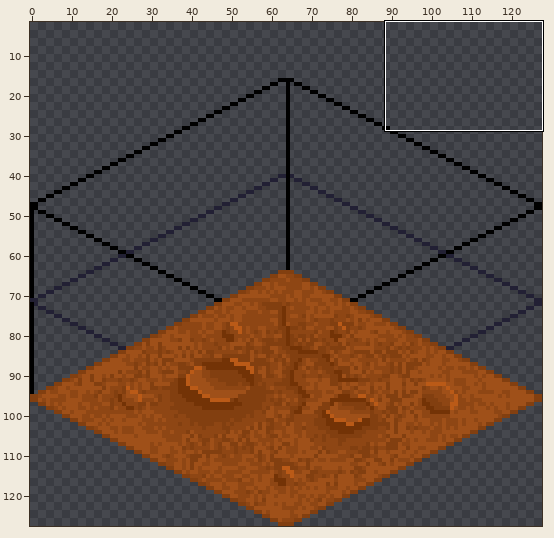
One commit to this pixel-art file: data/terrain.ase. The picture above shows the old version from afar; the outline marks the close-up.
Close-up. First the earlier version:
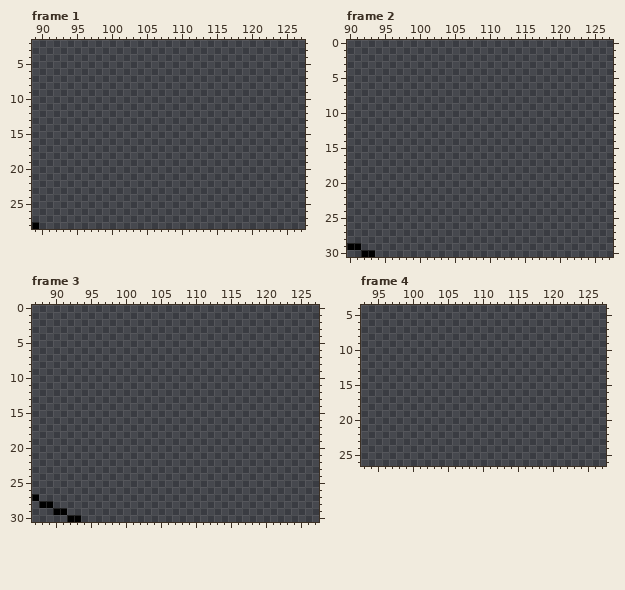
128x128 pixels, 21 frames. Colours within 5 levels of each other are drawn and written as one. Shown: frame 1: x 89..127, y 2..28; frame 2: x 90..127, y 0..30; frame 3: x 87..127, y 0..30; frame 4: x 93..127, y 4..26. The wide view leaves out empty margins. The commit also changed other frames or places, which this record leaves out.
The same view after the edit:
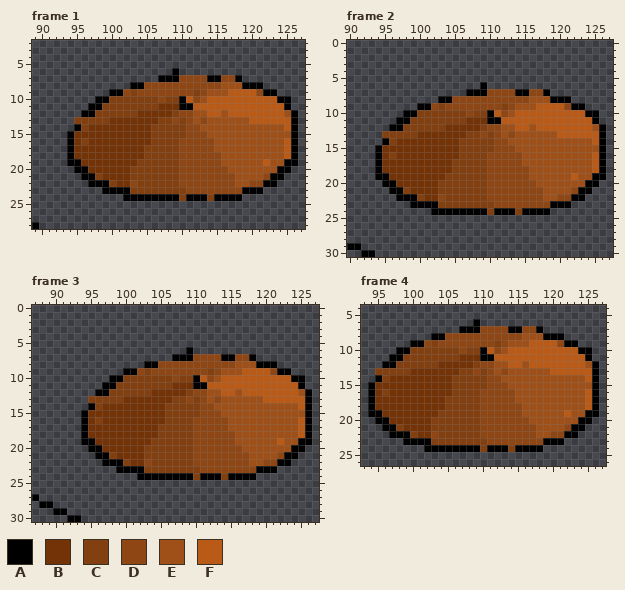
Palette (. is transparent): A #000000  B #733306  C #823f10  D #8e4614  E #9f5019  F #ba5a17
Author's note on the commit: Add water tiles
The edit:
layer "Layer 2" added
Frame 1, layer "Layer 2":
y 6: x 109 . -> A
y 7: x 107..118 ............ -> AAADDDDAADDA
y 8: x 103..121 ................... -> AADDDDDDDDDDDEEEAAA
y 9: x 100..123 ........................ -> AADCDDDDDDDDCDEEEFFFFDAA
y 10: x 98..125 ............................ -> AACCCCCCCDCCAFDEFFFFFFFFFFAA
y 11: x 97..125 ............................. -> AACCCCCCCCBBBAAFFFFFFFFFFFFFA
y 12: x 96..126 ............................... -> AACCCCCCBBBBBCDDEEFFEFFFFFFFFEA
y 13: x 95..126 ................................ -> CCCCCBBBBBBBCCDCDEDEEEEEEFFFFFFA
y 14: x 95..126 ................................ -> ACBBBBBBBBBCCCCCDDEEEEEEEEEEEEFA
y 15: x 94..126 ................................. -> ABBBBBBBBBBBCCCCCDDDEEEEEEEEEEEEA
y 16: x 94..126 ................................. -> ABCBBBBBBBBBCCCCDDDDDEEEEEEEEEEFA
y 17: x 94..126 ................................. -> ABBBBBBBBBBCCCCCDDDDDEEEEEEEEEEFA
y 18: x 94..126 ................................. -> ABBBBBBBBBBCCCCCDDDDDDEEEEEEEEEFA
y 19: x 94..126 ................................. -> AABBBBBBBBCCCCCCDDDDDDEEEEEEFEEAA
y 20: x 95..125 ............................... -> AABBBBBBCCCCCCCDDDDDDDEEEEEEEAA
y 21: x 96..124 ............................. -> AACBBBBCCCCCCCDDDDDDDDEEEEDAA
y 22: x 97..123 ........................... -> AAACBBDCCCCCCDDDDDDDDEEDDAA
y 23: x 99..121 ....................... -> AAAACCCCCCCCDDDDDDDDAAA
y 24: x 102..118 ................. -> AAAAAAAACAAACAAAA
Frame 2, layer "Layer 2": the same change as frame 1
Frame 3, layer "Layer 2": the same change as frame 1
Frame 4, layer "Layer 2": the same change as frame 1
Boxes around the changes in both close-ups, in picture pixels (x1, y1, x2, y2):
added: (67, 68, 298, 201)
added: (375, 82, 606, 215)
added: (81, 347, 312, 480)
added: (368, 319, 599, 452)
